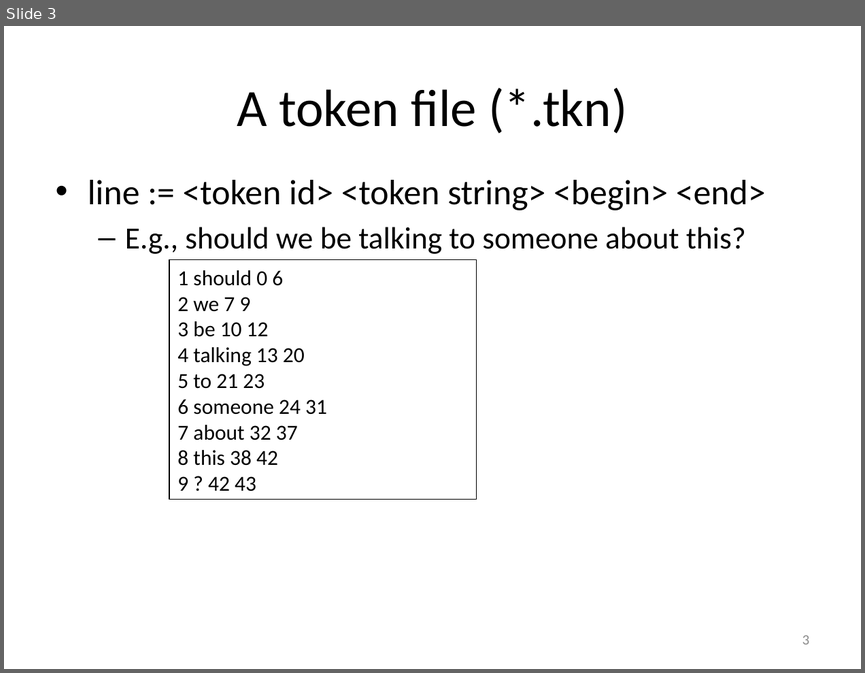
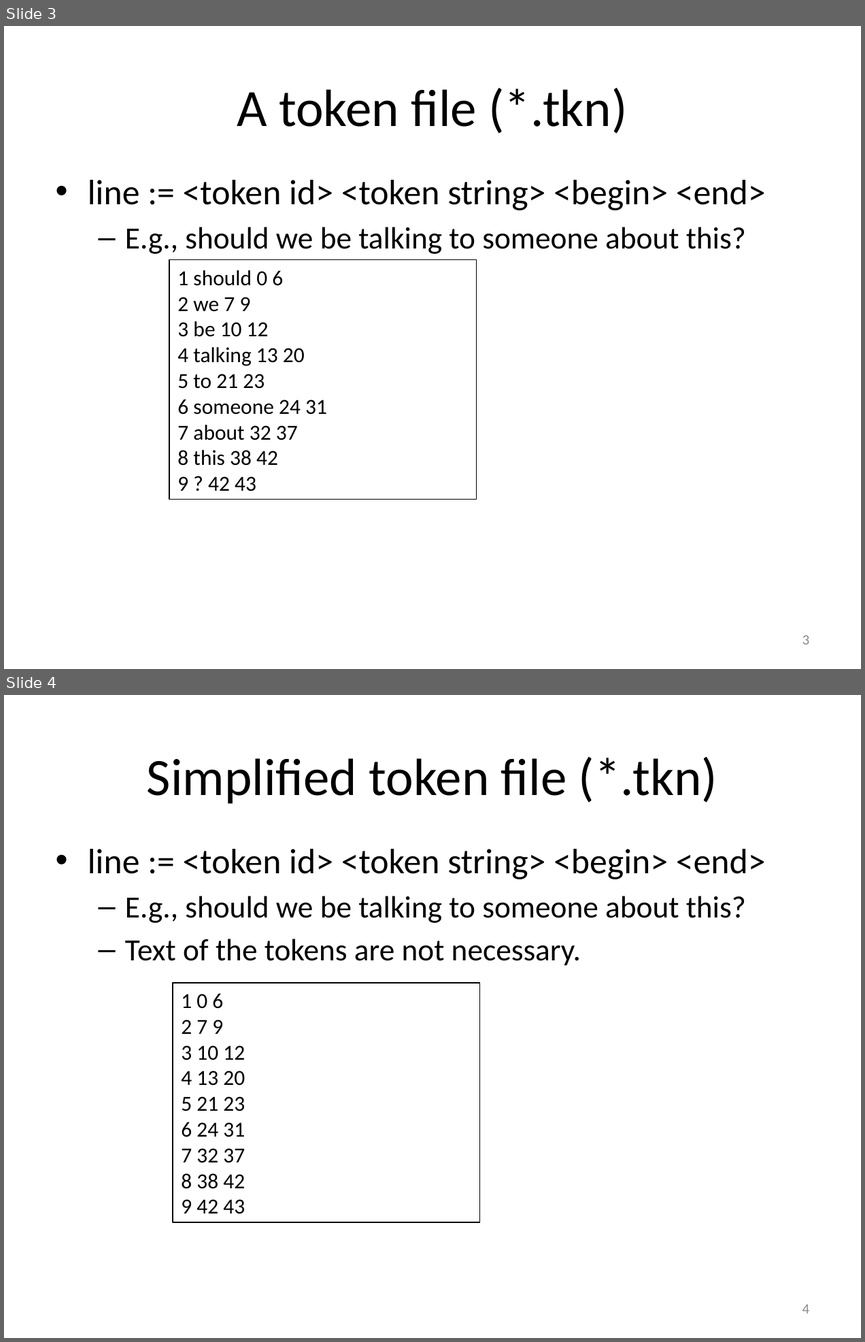
Before and after one commit to hunterhector/EvmEval, a slide deck: doc/evm-eval-work-flow.pptx. Shown one above the other, each under a label of ours: slide 3 before the commit, slides 3 and 4 after it. The pictures are 865x673 and 865x1342 pixels, drawn with LibreOffice and Linux fonts; fonts in the diff are those of the drawing. Boxes give left, top, right and bottom in pixels: in the first picture for what was removed or moved away, otherwise in the second. Text is boxed around its words. In the diff, an @@ line names an element or a change of style, - is before the commit and + after.

```diff
--- a/doc/evm-eval-work-flow.pptx
+++ b/doc/evm-eval-work-flow.pptx
@@ slide 4 added at <box>4,695,861,1338</box>, background #FFFFFF @@
@@ title added at <box>147,757,717,804</box>, 44 pt, text #000000 @@
+Simplified token file (*.tkn)
@@ text added at <box>88,849,766,966</box>, 25.9 pt, text #000000 @@
+• line := <token id> <token string> <begin> <end>
+  – E.g., should we be talking to someone about this?
+  – Text of the tokens are not necessary.
@@ rectangle added at <box>173,983,479,1223</box>, outline #000000 0.75 pt, 18 pt, text #000000 @@
+1 0 6
+2 7 9
+3 10 12
+4 13 20
+5 21 23
+6 24 31
+7 32 37
+8 38 42
+9 42 43
@@ page number added at <box>802,1304,810,1313</box>, 12 pt, text #8C8C8C @@
+4
```
Also in this commit, not shown: 2 slides changed, 1 other file.
